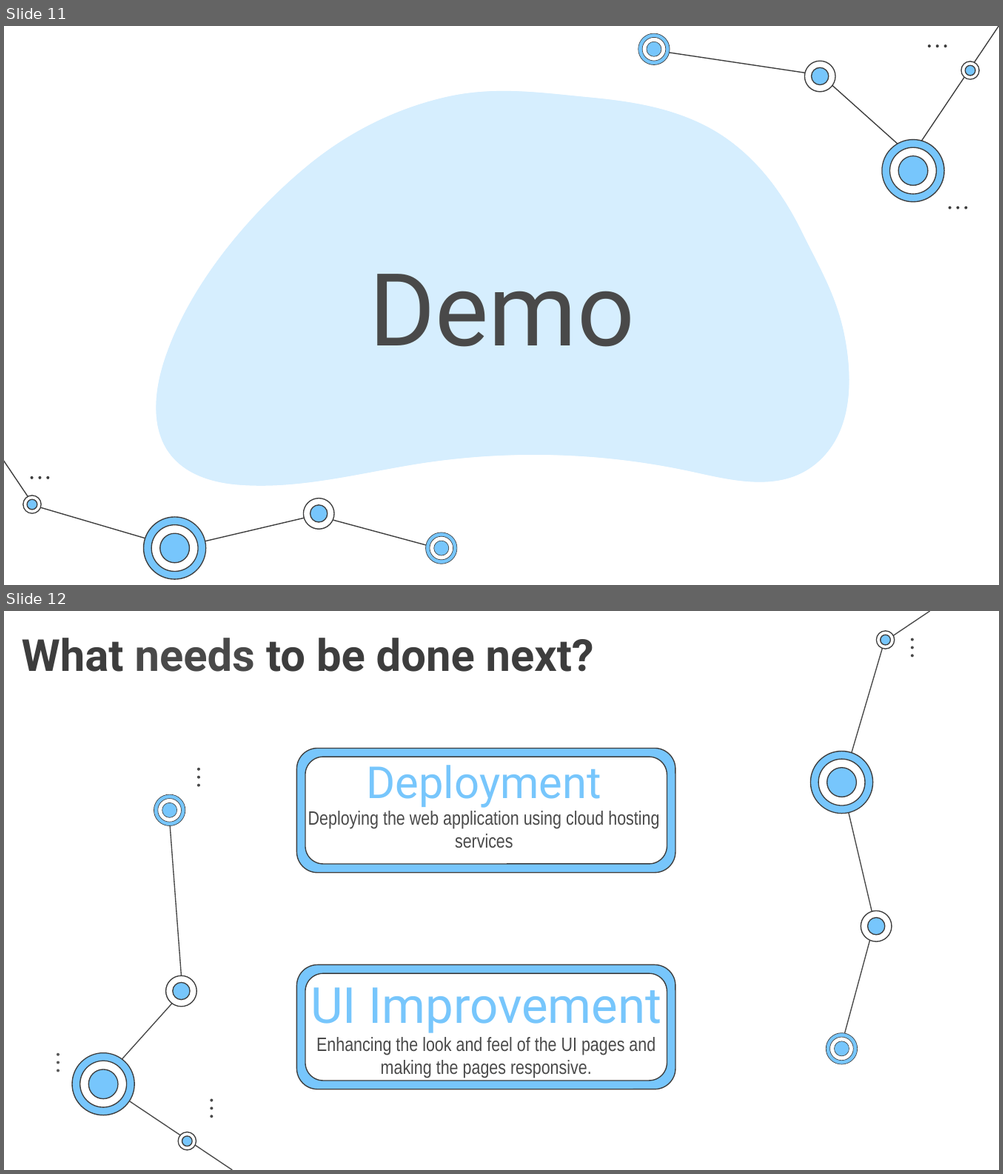
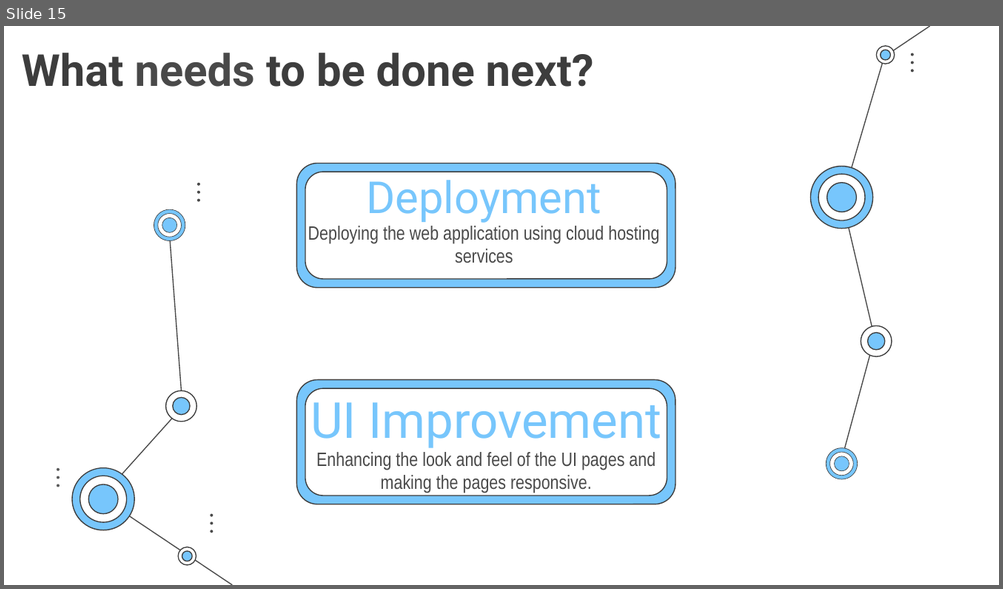
Before and after one commit to kabilan16/LoanManagement, a slide deck: group 7 final ppt.pptx. Shown one above the other, each under a label of ours: slides 11 and 12 before the commit, slide 15 after it. The pictures are 1003x1174 and 1003x589 pixels, drawn with LibreOffice and Linux fonts; fonts in the diff are those of the drawing. Boxes give left, top, right and bottom in pixels: in the first picture for what was removed or moved away, otherwise in the second. Text is boxed around its words. In the diff, an @@ line names an element or a change of style, - is before the commit and + after.

```diff
--- a/group 7 final ppt.pptx
+++ b/group 7 final ppt.pptx
@@ slide 11 removed at [4, 26, 999, 585], background #FFFFFF @@
@@ freeform shape removed at [151, 90, 854, 486] @@
@@ freeform shape removed at [156, 92, 848, 486] @@
@@ group removed at [4, 26, 999, 581]: 40 freeform shapes, 9 ellipses, 7 lines @@
@@ title removed at [369, 274, 634, 347] @@
-Demo
@@ what was slide 12 is now slide 15 @@
```
Also in this commit, not shown: 4 slides added, 1 other file.
